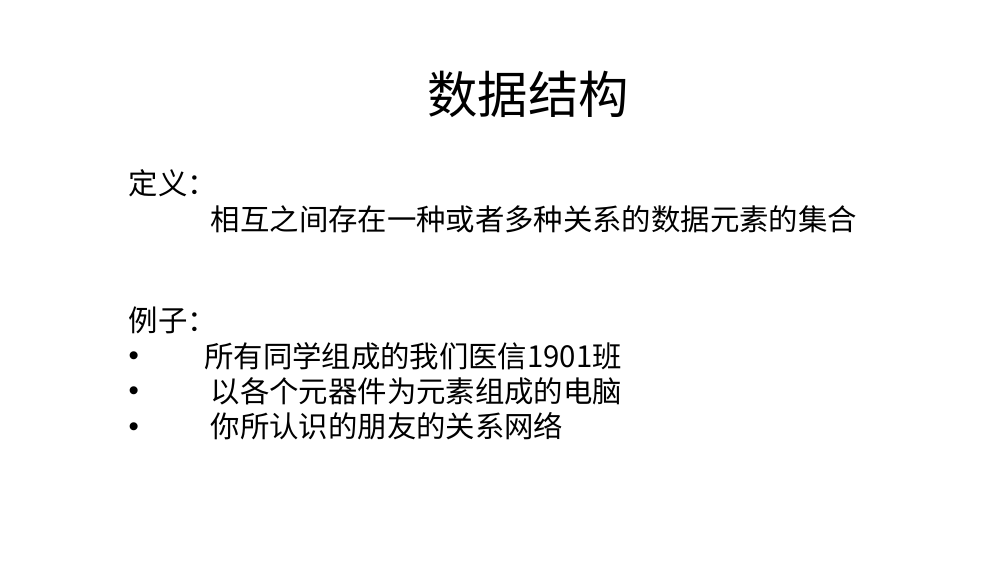
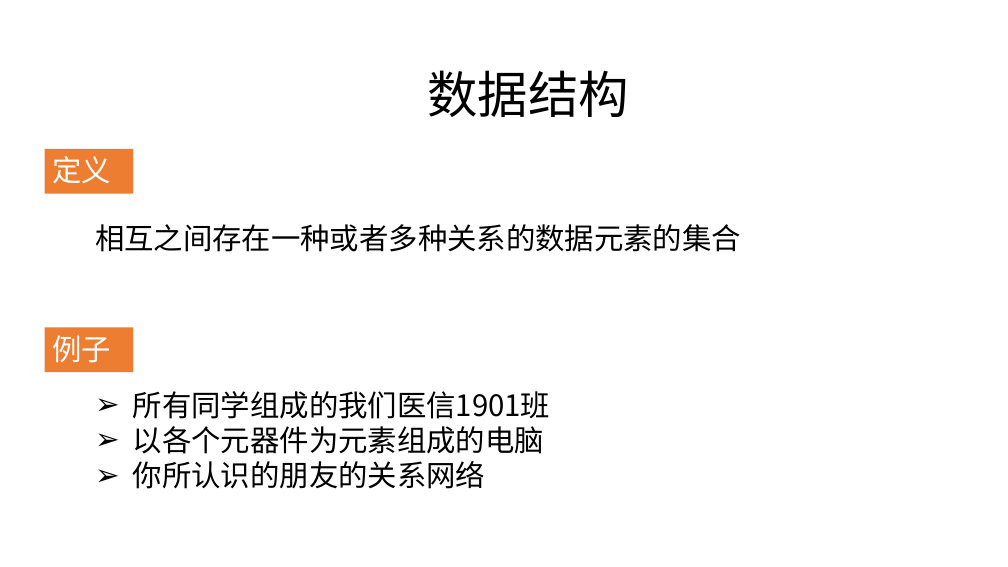
Before and after one commit to zjyesir/hmc_data_structure, a slide deck: slide 9 of 1绪论.pptx. Drawn at 1008x567 pixels with LibreOffice and Linux fonts; fonts in the diff are those of the drawing; background and template pictures are left out. Boxes give left, top, right and bottom in pixels: in the first picture for what was removed or moved away, otherwise in the second. Text is boxed around its words. In the diff, an @@ line names an element or a change of style, - is before the commit and + after.

Commit message:
1.绪论写完 2.改了一写结构布局，比如，定义和例子用橙色方块标注，并每张ppt里他们的位置都是一样的

```diff
--- a/1绪论.pptx
+++ b/1绪论.pptx
@@ rectangle added at [45, 149, 133, 194], fill #ED7D31, 28 pt, text #FFFFFF @@
+定义
@@ text at [129, 169, 217, 197]: paragraph removed @@
-定义：
@@ text "相互之间存在一种或者多种关系的数据元素的集合": place and size @@
-text "相互之间存在一种或者多种关系的数据元素的集合" at [129, 169, 857, 233]
+text "相互之间存在一种或者多种关系的数据元素的集合" at [95, 224, 741, 252]
@@ rectangle added at [45, 327, 133, 372], fill #ED7D31, 28 pt, text #FFFFFF @@
+例子
@@ text at [129, 306, 217, 334]: paragraph removed @@
-例子：
@@ text "所有同学组成的我们医信1901班": place and size @@
-text "所有同学组成的我们医信1901班" at [129, 306, 622, 440]
+text "所有同学组成的我们医信1901班" at [133, 391, 551, 489]
@@ text "所有同学组成的我们医信1901班" at [133, 391, 551, 489]: bullet • to ➢ @@
```
Also in this commit, not shown: 10 other slides changed, 6 slides added, 4 slides removed, 3 other files.
